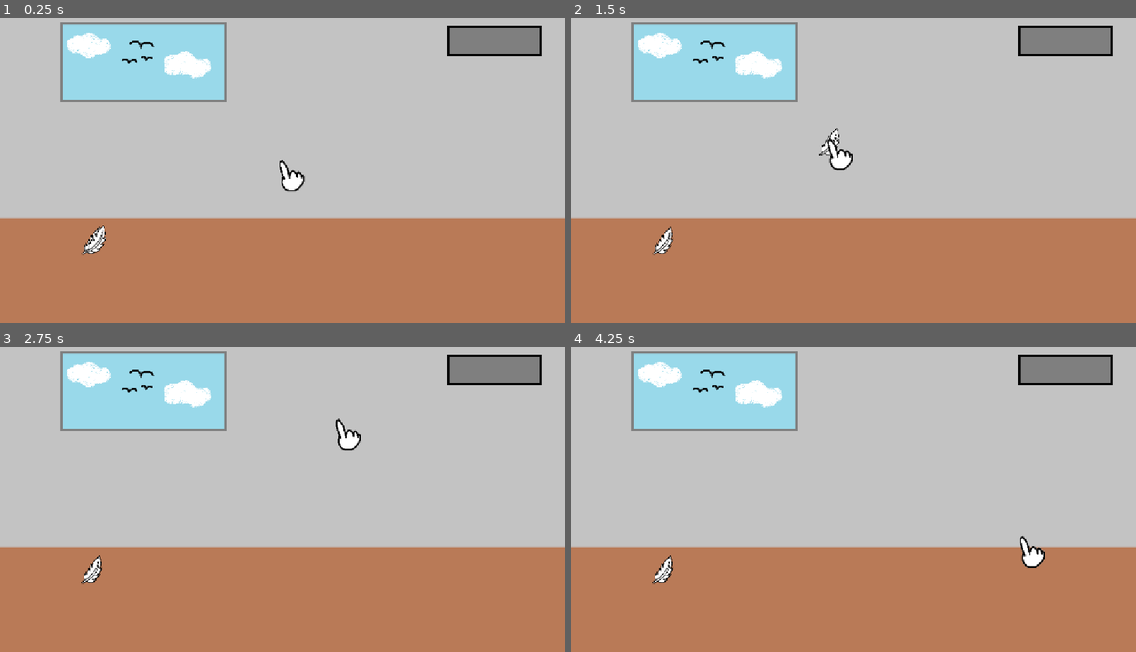
Above: before the commit, frames 1-4 (two rows, left to right).
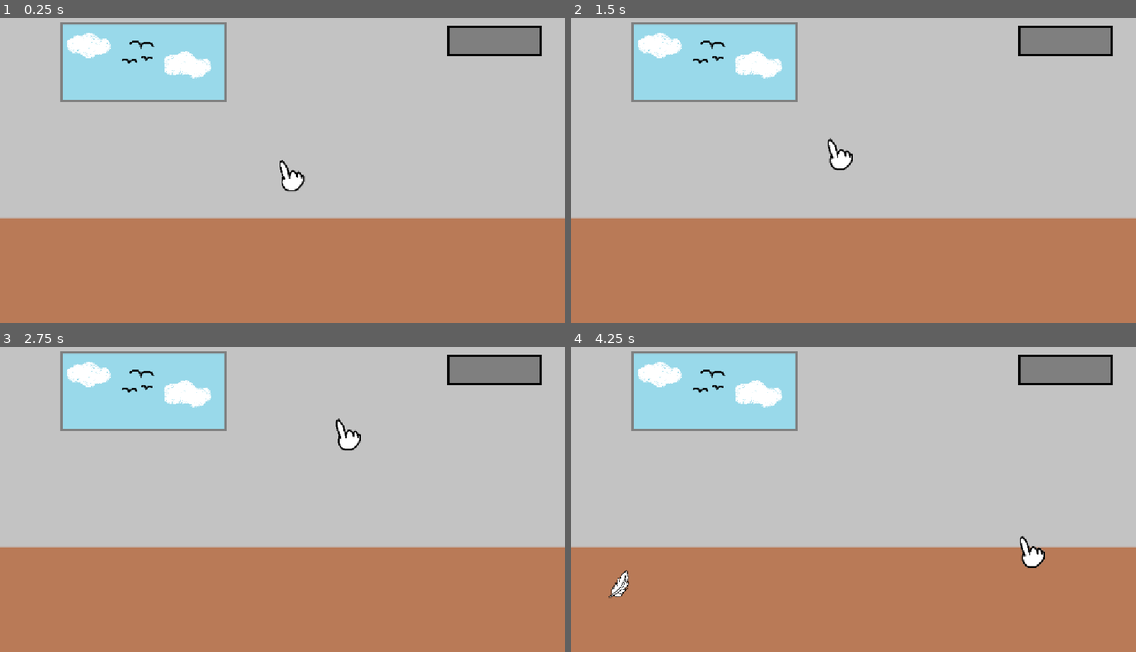
Above: after the commit, the same moments.

Repository: cal-zonie/Feather
Game: Godot game, scene res://scenes/Main.tscn
The game is run twice, just before and just after one commit, with the same random seed, the same clock (stepped at 60 frames per second) and the same inputs.
Inputs (mouse positions are in pixels of both pictures, inside the frame that each line leads up to):
- Up to frame 1 (0.25 s): no input
- Up to frame 2 (1.5 s): tap Enter at 0.5 s; drag from (661, 240) to (910, 94) at 0.52 s; tap Space at 1.25 s; drag from (915, 94) to (661, 240) at 1.27 s
- Up to frame 3 (2.75 s): tap Enter at 2 s; move the mouse to (339, 423) at 2.02 s; click (339, 423) at 2.1 s
- Up to frame 4 (4.25 s): tap Space at 2.75 s; drag from (825, 557) to (661, 569) at 2.77 s; tap Enter at 3.5 s; move the mouse to (1023, 542) at 3.52 s; click (1023, 542) at 3.6 s; tap Q (debug, bound only after the commit) at 4.15 s

The runs differ from the first frame. In frame 1, 0.2% of the frame differs, in the area x 14-19%, y 68-78%; in frame 2, 0.3%; in frame 3, 0.2%; in frame 4, 0.4%, in the area x 6-19%, y 68-83%.

Commit message:
multiple feathers, feather highlight

Diff:
--- a/project.godot
+++ b/project.godot
@@ -27,6 +27,11 @@
 "events": [Object(InputEventMouseButton,"resource_local_to_scene":false,"resource_name":"","device":-1,"window_id":0,"a …(253 unchanged characters)…
 ]
 }
+debug={
+"deadzone": 0.2,
+"events": [Object(InputEventKey,"resource_local_to_scene":false,"resource_name":"","device":-1,"window_id":0,"alt_pressed":false,"shift_pressed":false,"ctrl_pressed":false,"meta_pressed":false,"pressed":false,"keycode":0,"physical_keycode":81,"key_label":0,"unicode":113,"location":0,"echo":false,"script":null)
+]
+}
 
 [physics]
 
--- /dev/null
+++ b/scenes/FeatherManager.tscn
@@ -0,0 +1,8 @@
+[gd_scene format=3 uid="uid://drwa0ds6l0imt"]
+
+[ext_resource type="Script" uid="uid://dhkb2did2slv2" path="res://scripts/feather_manager.gd" id="1_oq5i8"]
+[ext_resource type="PackedScene" uid="uid://5pfvas81oonw" path="res://scenes/components/Feather.tscn" id="2_86ac0"]
+
+[node name="FeatherManager" type="Node2D" unique_id=615271918]
+script = ExtResource("1_oq5i8")
+BASE_FEATHER = ExtResource("2_86ac0")
--- a/scenes/Main.tscn
+++ b/scenes/Main.tscn
@@ -2,7 +2,7 @@
 
 [ext_resource type="Texture2D" uid="uid://c3swprbb4y06c" path="res://assets/feather background.png" id="1_elqb8"]
 [ext_resource type="PackedScene" uid="uid://c2pmqscftelrp" path="res://scenes/components/Hand.tscn" id="2_rvslj"]
-[ext_resource type="PackedScene" uid="uid://5pfvas81oonw" path="res://scenes/components/Feather.tscn" id="3_0bbpv"]
+[ext_resource type="PackedScene" uid="uid://drwa0ds6l0imt" path="res://scenes/FeatherManager.tscn" id="4_rarhs"]
 
 [node name="Main" type="Node2D" unique_id=981665366]
 
@@ -10,11 +10,8 @@
 texture = ExtResource("1_elqb8")
 centered = false
 
-[node name="Feather" parent="." unique_id=10442083 instance=ExtResource("3_0bbpv")]
-position = Vector2(189, 482)
-
-[node name="Feather2" parent="." unique_id=1488115311 instance=ExtResource("3_0bbpv")]
-position = Vector2(197, 479)
+[node name="FeatherManager" parent="." unique_id=615271918 instance=ExtResource("4_rarhs")]
+position = Vector2(99, 511)
 
 [node name="Hand" parent="." unique_id=2005192961 instance=ExtResource("2_rvslj")]
 position = Vector2(553, 393)
--- a/scenes/components/Feather.tscn
+++ b/scenes/components/Feather.tscn
@@ -2,21 +2,26 @@
 
 [ext_resource type="Texture2D" uid="uid://ceevhac4aiwdw" path="res://assets/feather.png" id="1_bxhhl"]
 [ext_resource type="Script" uid="uid://cnypwpbg07rk3" path="res://scripts/feather.gd" id="1_xvemx"]
+[ext_resource type="Texture2D" uid="uid://ch4raljy3qg2f" path="res://assets/feather_highlight.png" id="3_t4dkr"]
 
 [sub_resource type="CapsuleShape2D" id="CapsuleShape2D_a6asw"]
-radius = 18.830843
-height = 68.11627
+radius = 14.64517
+height = 60.447216
 
 [node name="Feather" type="Area2D" unique_id=1488115311]
 script = ExtResource("1_xvemx")
 
 [node name="CollisionShape2D" type="CollisionShape2D" parent="." unique_id=2072141648]
-position = Vector2(1, 1)
+position = Vector2(3, 1)
 rotation = 0.62133723
 shape = SubResource("CapsuleShape2D_a6asw")
 
-[node name="Sprite2D" type="Sprite2D" parent="." unique_id=495175892]
+[node name="Regular" type="Sprite2D" parent="." unique_id=495175892]
 texture = ExtResource("1_bxhhl")
+
+[node name="Highlight" type="Sprite2D" parent="." unique_id=372824254]
+visible = false
+texture = ExtResource("3_t4dkr")
 
 [connection signal="input_event" from="." to="." method="_on_input_event"]
 [connection signal="mouse_entered" from="." to="." method="_on_mouse_entered"]
--- a/scenes/components/Hand.tscn
+++ b/scenes/components/Hand.tscn
@@ -4,6 +4,7 @@
 [ext_resource type="Texture2D" uid="uid://bswh7bdng72eb" path="res://assets/hand.png" id="2_vy5fr"]
 
 [node name="Hand" type="Node2D" unique_id=2005192961]
+z_index = 4096
 script = ExtResource("1_ijqby")
 
 [node name="Sprite2D" type="Sprite2D" parent="." unique_id=1279356268]
--- a/scripts/feather.gd
+++ b/scripts/feather.gd
@@ -1,8 +1,11 @@
+class_name Feather
 extends Area2D
 
 var dragging := false
 var mouse_offset := Vector2.ZERO
 var mouse_inside := false
+
+signal on_pickup(feather)
 
 # Called when the node enters the scene tree for the first time.
 func _ready():
@@ -24,5 +27,13 @@
 		if event.pressed and mouse_inside:
 			mouse_offset = position - get_global_mouse_position()
 			dragging = true
-		else:
-			dragging = false
+			#Highlight the feather
+			$Regular.visible = false
+			$Highlight.visible = true
+			on_pickup.emit(self)
+
+func release():
+	#Unhighlight the feather
+	$Regular.visible = true
+	$Highlight.visible = false
+	dragging = false
--- /dev/null
+++ b/scripts/feather_manager.gd
@@ -0,0 +1,32 @@
+extends Node
+
+var feathers: Array[Feather]
+var max_z = 0
+
+@export var BASE_FEATHER: PackedScene
+
+# Called when the node enters the scene tree for the first time.
+func _ready():
+	pass # Replace with function body.
+
+
+# Called every frame. 'delta' is the elapsed time since the previous frame.
+func _process(delta):
+	if Input.is_action_just_pressed("debug"):
+		add_feather()
+
+	if Input.is_action_just_released("left_click"):
+		for feather in feathers:
+			feather.release()
+
+func add_feather():
+	var newFeather: Feather = BASE_FEATHER.duplicate(true).instantiate()
+	newFeather.on_pickup.connect(pickup_feather)
+	add_child(newFeather)
+	feathers.append(newFeather)
+
+func pickup_feather(feather):
+	for f in feathers:
+		feather.z_index = max_z
+		max_z += 1
+	pass
Binary file added: assets/feather_highlight.png
Not shown, added: assets/feather_highlight.png.import
Not shown, added: scripts/feather_manager.gd.uid
Not shown, added: scenes/FeatherManager.tscn5172529091.tmp
